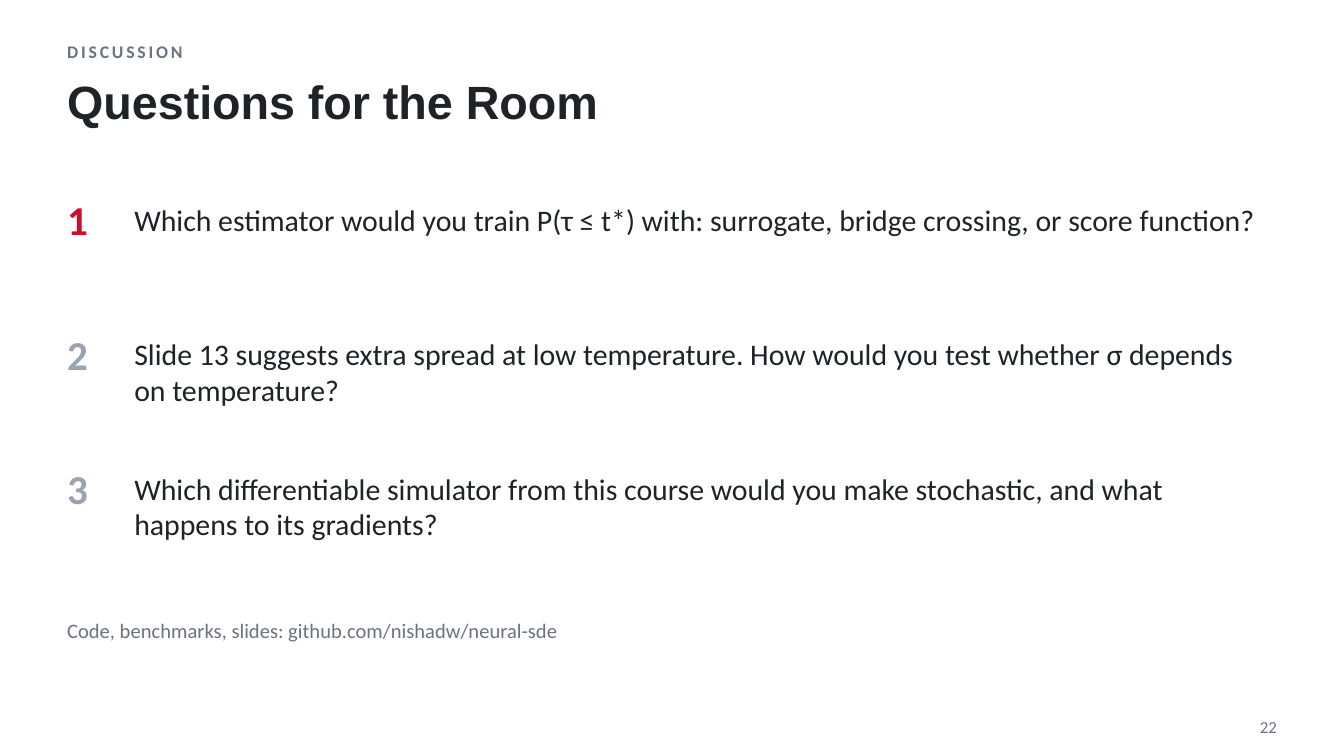
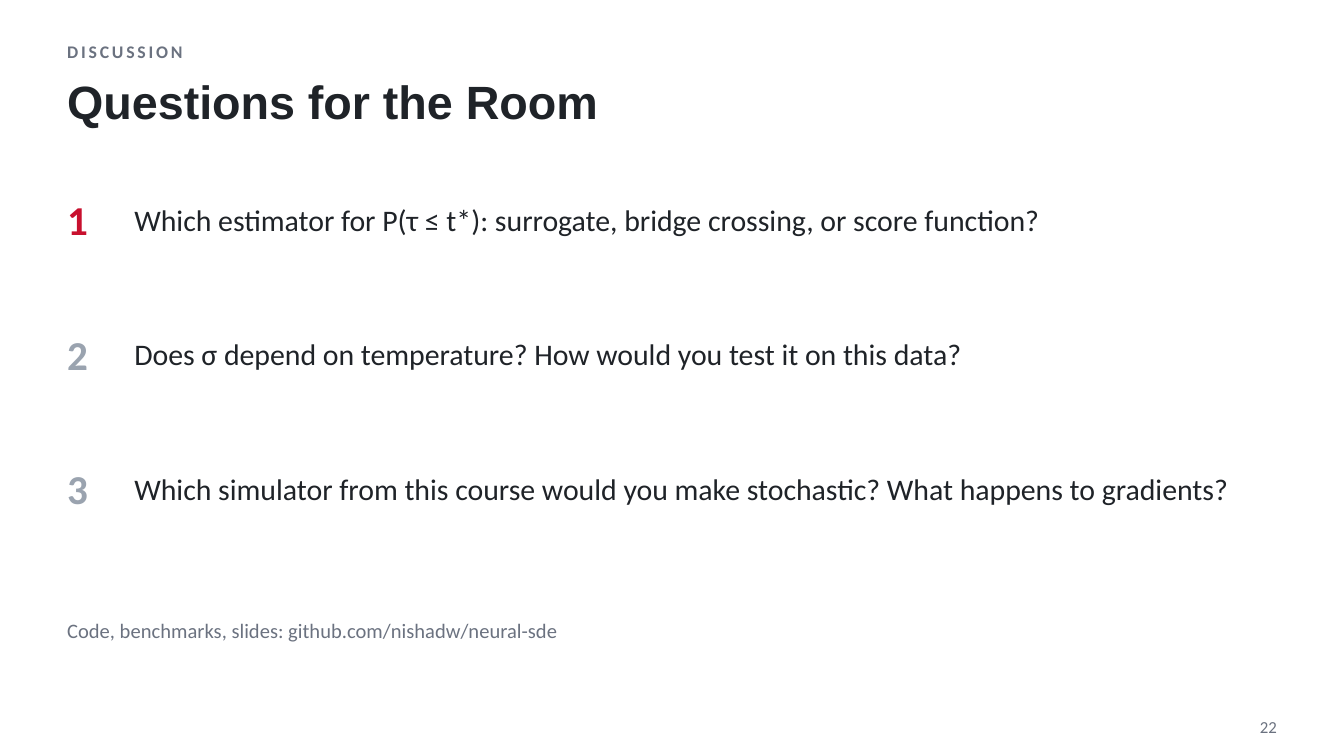
Before and after one commit to nishadw/neural-sde, a slide deck: slide 22 of lecture/neural_sde_lecture.pptx. Drawn at 1344x756 pixels with LibreOffice and Linux fonts; fonts in the diff are those of the drawing. Boxes give left, top, right and bottom in pixels: in the first picture for what was removed or moved away, otherwise in the second. Text is boxed around its words. In the diff, an @@ line names an element or a change of style, - is before the commit and + after.

```diff
--- a/lecture/neural_sde_lecture.pptx
+++ b/lecture/neural_sde_lecture.pptx
@@ text at [134,209,1039,236]: text changed @@
-Which estimator would you train P(τ ≤ t*) with: surrogate, bridge crossing, or score function?
+Which estimator for P(τ ≤ t*): surrogate, bridge crossing, or score function?
@@ text at [134,344,961,370]: text changed @@
-Slide 13 suggests extra spread at low temperature. How would you test whether σ depends on temperature?
+Does σ depend on temperature? How would you test it on this data?
@@ text at [134,479,1228,505]: text changed @@
-Which differentiable simulator from this course would you make stochastic, and what happens to its gradients?
+Which simulator from this course would you make stochastic? What happens to gradients?
```
Also in this commit, not shown: 13 other slides changed, 1 slide added, 9 other files.
